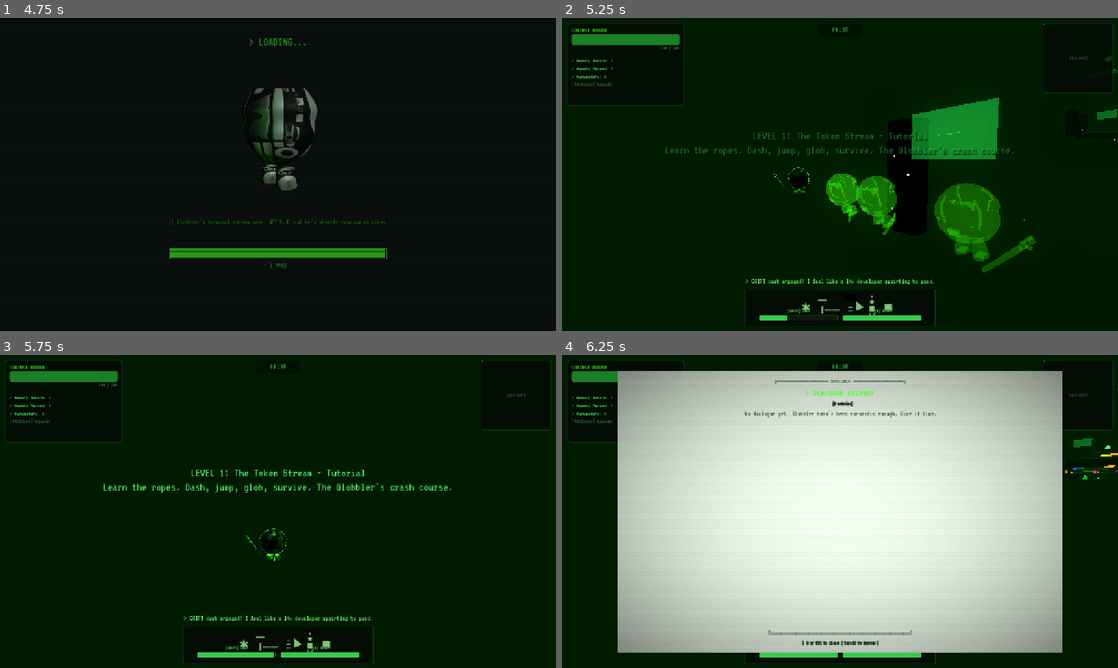
Above: before the commit, frames 1-4 (two rows, left to right).
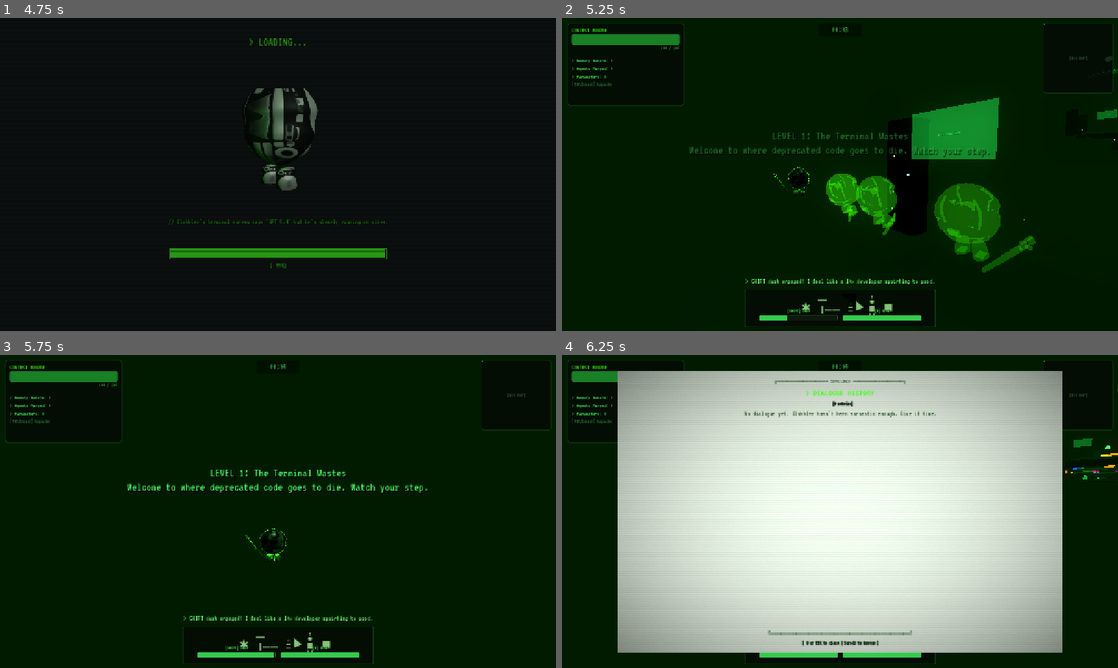
Above: after the commit, the same moments.

Repository: hwashburn1011/globblers-journey
Game: Godot game, scene res://scenes/main/splash.tscn
The game is run twice, just before and just after one commit, with the same random seed, the same clock (stepped at 60 frames per second) and the same inputs.
Inputs (mouse positions are in pixels of both pictures, inside the frame that each line leads up to):
- Up to frame 1 (4.75 s): tap Enter (menu_confirm) at 0.5 s; move the mouse to (400, 158) at 0.52 s; hold Right (hack_right) 0.53-1.25 s; hold V (agent_cycle) 0.53-1.25 s; click (400, 158) at 0.67 s; click "[ NEW GAME ]" at 1.25 s; drag from (166, 190) to (250, 237) at 2.02 s; move the mouse to (333, 105) at 2.77 s; hold Right (hack_right) 2.78-3.5 s; hold Mouse wheel up (camera_zoom_in) 2.78-3.5 s; drag from (250, 237) to (111, 127) at 3.52 s; move the mouse to (444, 221) at 4.27 s; hold Left (hack_left) from 4.28 s (still down); hold Shift (dash) from 4.28 s (still down)
- Up to frame 2 (5.25 s): move the mouse to (795, 171) at 5.02 s; release Left (hack_left) at 5.03 s; release Shift (dash) at 5.03 s; hold Up (hack_up) from 5.03 s (still down); tap Space (dialogue_advance) at 5.1 s
- Up to frame 3 (5.75 s): keep holding Up (hack_up)
- Up to frame 4 (6.25 s): keep holding Up (hack_up); move the mouse to (845, 511) at 5.77 s; hold H (dialogue_history) from 5.78 s (still down); click (845, 511) at 5.92 s

Frame 1 is identical in both runs. In frame 2, 0.7% of the frame differs, in the area x 18-81%, y 36-45%; in frame 3, 1.2%, in the area x 18-82%, y 36-45%; in frame 4, nothing differs.

Commit message:
feat: Task 4.6 — fix top 3 playtest issues
- Add missing start_music("chapter_1") to Ch1 _ready() (Ch2-5 already had it)
- Fix start_level_audio() to dispatch by current_level instead of hardcoding Ch1
- Update stale level_names/level_descriptions from 8-level V1 to actual 5 chapters

Co-Authored-By: Claude Opus 4.6 (1M context) <noreply@anthropic.com>

Diff:
--- a/scenes/levels/chapter_1/terminal_wastes.gd
+++ b/scenes/levels/chapter_1/terminal_wastes.gd
@@ -127,6 +127,12 @@
 	_wire_dialogue_events()
 	_play_opening_narration()
 	_show_hint_once("movement", "MOVEMENT", "WASD to move. SHIFT to run. SPACE to jump. Try not to die immediately.")
+	# Start chapter 1 audio — every chapter starts its own music
+	var am = get_node_or_null("/root/AudioManager")
+	if am:
+		if am.has_method("start_music"):
+			am.start_music("chapter_1")
+
 	_place_decals()
 	_place_particles()
 	_place_reflection_probes()
--- a/scripts/game_manager.gd
+++ b/scripts/game_manager.gd
@@ -68,25 +68,19 @@
 var ending_choice := ""
 
 var level_names := {
-	1: "The Token Stream - Tutorial",
-	2: "Hallucination Halls",
-	3: "The Prompt Injection Lab",
-	4: "Context Window Crisis",
-	5: "The Great Model Collapse",
-	6: "Alignment Alley",
-	7: "The Reinforcement Loop",
-	8: "FINAL: The Singularity Server Room",
+	1: "The Terminal Wastes",
+	2: "The Training Grounds",
+	3: "The Prompt Bazaar",
+	4: "The Model Zoo",
+	5: "The Alignment Citadel",
 }
 
 var level_descriptions := {
-	1: "Learn the ropes. Dash, jump, glob, survive. The Globbler's crash course.",
-	2: "Nothing is real here. Or is it? Even The Globbler isn't sure anymore.",
-	3: "Someone's injecting rogue prompts into the system. Time to clean house.",
-	4: "Memory is running out! Collect tokens before your context collapses.",
-	5: "The models are eating each other's training data. It's chaos.",
-	6: "Navigate the narrow path between helpful and harmful. No pressure.",
-	7: "Every action has consequences. And then those consequences have consequences.",
-	8: "The final server room. AGI awaits. Or maybe just a really big transformer.",
+	1: "Welcome to where deprecated code goes to die. Watch your step.",
+	2: "Neural pathways and backprop corridors. Learn or be learned upon.",
+	3: "Rogue prompts, shady vendors, and injections everywhere. Haggle at your own risk.",
+	4: "The models are on display. Some of them bite. Most of them hallucinate.",
+	5: "The final citadel. Alignment awaits. Or maybe just a really big policy document.",
 }
 
 signal context_changed(new_value: int)
@@ -711,7 +705,8 @@
 func start_level_audio() -> void:
 	var audio = get_node_or_null("/root/AudioManager")
 	if audio:
-		audio.call_deferred("_start_chapter_1_audio")
+		var track_name := "chapter_%d" % current_level
+		audio.call_deferred("start_music", track_name)
 
 
 ## The end. The screen. The shame. Instantiate game_over scene and pause everything.
Not shown, changed: TASKS.md
